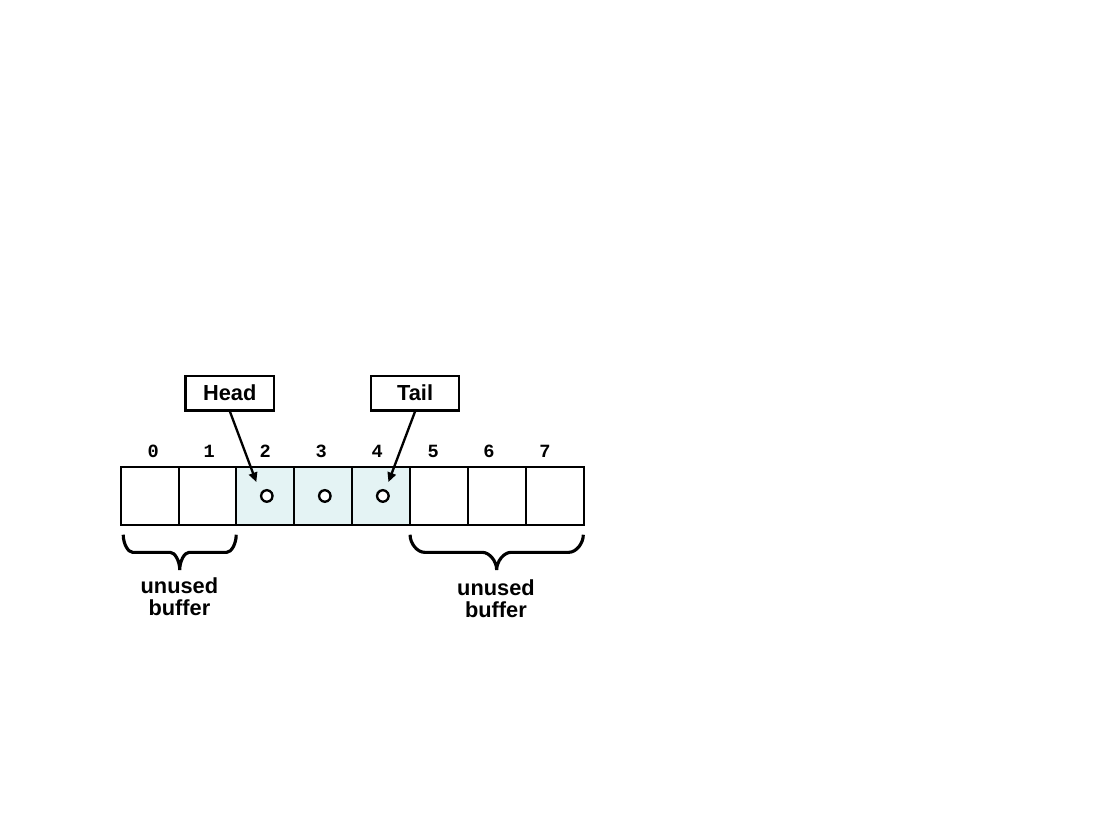
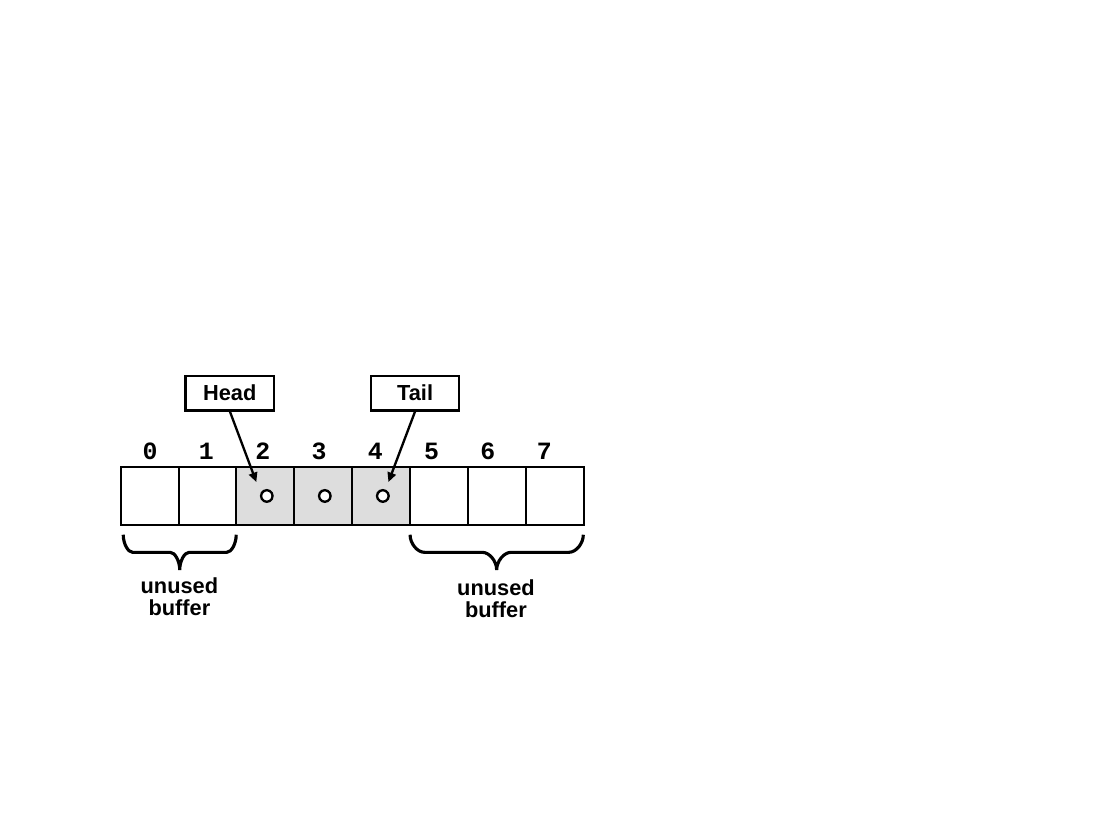
Before and after one commit to nakov/introjavabook, a slide deck: slide 5 of resources/images/Chapter-14.1-Linear-Data-Structures/Lists-Figures.ppt. Drawn at 1120x840 pixels with LibreOffice and Linux fonts; fonts in the diff are those of the drawing. Boxes give left, top, right and bottom in pixels: in the first picture for what was removed or moved away, otherwise in the second. Text is boxed around its words. In the diff, an @@ line names an element or a change of style, - is before the commit and + after.

```diff
--- a/resources/images/Chapter-14.1-Linear-Data-Structures/Lists-Figures.ppt
+++ b/resources/images/Chapter-14.1-Linear-Data-Structures/Lists-Figures.ppt
@@ text "0 1 2 3 4 ..." at [143, 442, 552, 467]: size 12 to 16 pt @@
@@ fill #E4F3F4 to #DDDDDD in 3 elements at [236, 467, 295, 525], [295, 467, 353, 525], [353, 467, 411, 525] @@
```
Also in this commit, not shown: 1 other slide changed, 6 other files.
